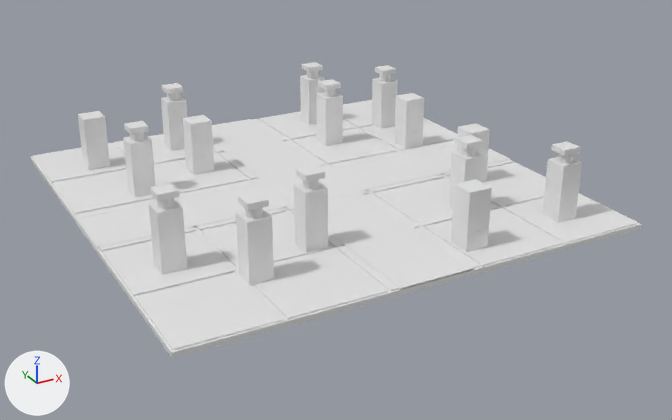
The FBX model Assets/Art/Models/SH10_L09_Floor.fbx, before and after one commit.
Camera for both pictures: a 50 mm lens placed at (-17.5, -34.2, 15.7), pointed at (0.6, -1.4, -0.7). Every picture has the same lights, and +X, +Y and +Z are marked at lower left. The first picture is the older version.

The first picture shows 'SH10_L09_Floor', 'SH10_L09_Floor_Blockers', 'SH10_L09_Floor_Obstacles'.
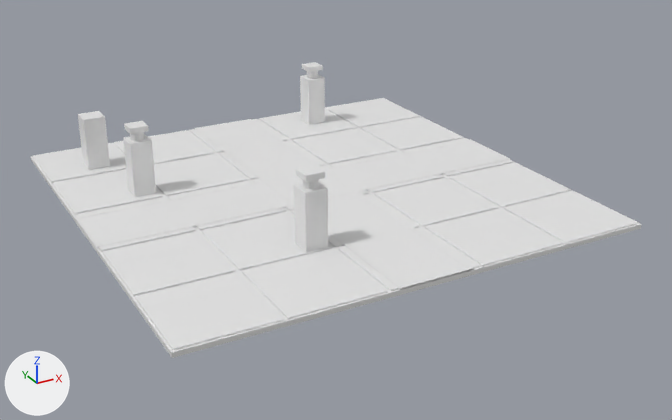
What differs and where, as boxes (x1, y1, x2, y2) in the pictures (672 x 420 px):
'SH10_L09_Floor_Blockers', reshaped (50% narrower, 16% shorter)
    before: (78, 75, 582, 286)
    after: (78, 75, 328, 252)
'SH10_L09_Floor_Obstacles', reshaped
    before: (95, 62, 581, 232)
    after: (95, 62, 325, 189)
part 1 of me_cube_468, deleted
    before: (148, 78, 582, 286)
part 2 of me_cube_466, deleted
    before: (150, 65, 581, 232)

The change, as a list of edits to the scene's bpy script:
```text
Change me_cube_468:
    used by ob_sh10_l09_floor_blockers; location = (0.0, 0.0, 0.0)
    remove me_cube_468.from_pydata(...)  # 120 vertices, 90 faces; spans x -8.5..8.0, y -8.8..8.5, z 0.0..2.5
    add me_cube_468.from_pydata(...)  # 32 vertices, 24 faces; spans x -8.1..4.8, y -5.9..8.5, z 0.0..2.5
    me_cube_468 part 1: 11 loose pieces with 88 vertices, spanning x -8.5..8.0, y -8.8..8.3, z 0.0..2.5, are deleted
Change me_cube_466:
    used by ob_sh10_l09_floor_obstacles; location = (0.0, 0.0, 0.0)
    remove me_cube_466.from_pydata(...)  # 760 vertices, 690 faces; spans x -8.5..7.9, y -8.8..8.5, z 0.0..3.1
    add me_cube_466.from_pydata(...)  # 188 vertices, 162 faces; spans x -8.1..4.8, y -5.8..8.5, z 0.0..3.1
    me_cube_466 part 2: 49 loose pieces with 572 vertices, spanning x -8.5..7.9, y -8.8..8.2, z 0.0..3.1, are deleted
```
